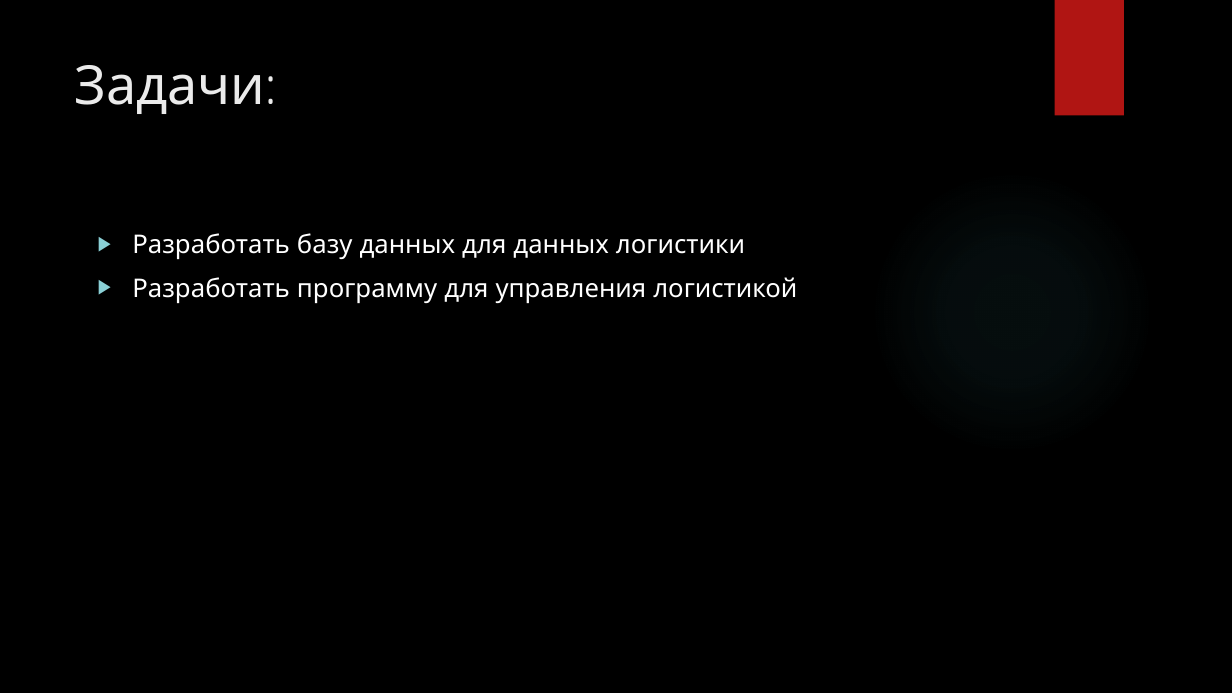
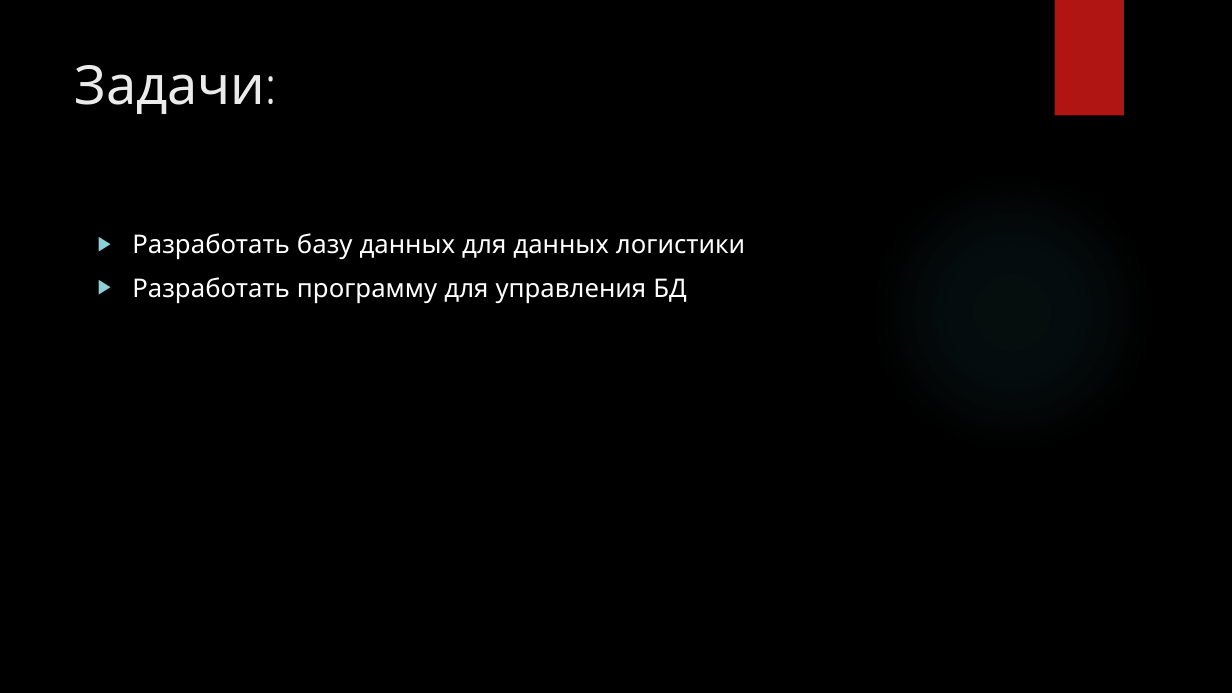
Before and after one commit to liquidbean/kursovaya, a slide deck: slide 4 of третьяков.pptx. Drawn at 1232x693 pixels with LibreOffice and Linux fonts; fonts in the diff are those of the drawing; background and template pictures are left out. Boxes give left, top, right and bottom in pixels: in the first picture for what was removed or moved away, otherwise in the second. Text is boxed around its words. In the diff, an @@ line names an element or a change of style, - is before the commit and + after.

```diff
--- a/третьяков.pptx
+++ b/третьяков.pptx
@@ text at (132,277,687,303): text changed @@
-▶ Разработать программу для управления логистикой
+▶ Разработать программу для управления БД
```
Also in this commit, not shown: 4 other slides changed, 2 slides added, 3 other files.
